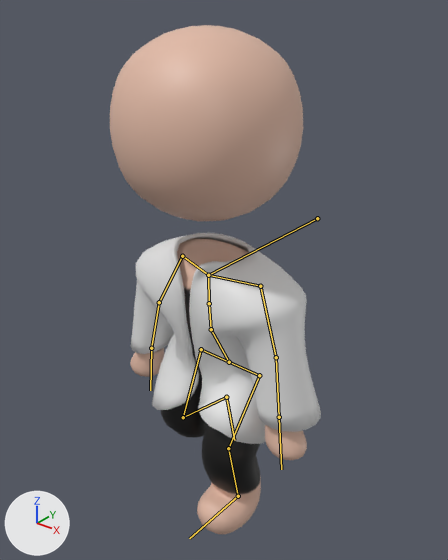
What one commit did to the FBX model MindRoots/Assets/Dotes/Modeller/Mind Roots Insancik.fbx.
One viewpoint serves both versions: a 50 mm camera at (1.73, -2.04, 2.58) aimed at (-0.01, 0.12, 1.23). Lighting does not change. The marker at lower left points along +X, +Y and +Z. Both versions are drawn at frame 38 of the action 'Armature|Vucut.001Action'; the numbers are the values there. The bones that bend it are drawn over the model as lines.

Objects in the first picture: 'Kiyamet', 'Vucut', 'Vucut.001'.
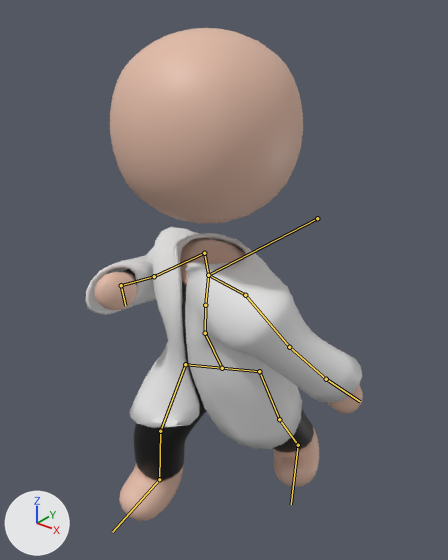
Where the change shows, as pixel boxes [x1, y1, x2, y2] in the pictures (448 x 560 px):
```json
{"object": "Kiyamet", "change": "posed", "before": [131, 233, 321, 444], "after": [85, 227, 362, 449], "on screen": "46% wider"}
{"object": "Vucut.001", "change": "posed", "before": [110, 25, 303, 221], "after": [110, 28, 303, 224]}
{"object": "Vucut", "change": "posed", "before": [130, 238, 307, 534], "after": [95, 238, 363, 521], "on screen": "51% wider"}
{"bone": "Omuz.R", "before": "(208, 275) to (260, 286)", "after": "(208, 275) to (245, 295)"}
{"bone": "KolUst.R", "before": "(260, 286) to (276, 357)", "after": "(245, 295) to (289, 347)"}
{"bone": "Omurga1", "before": "(208, 275) to (209, 303)", "after": "(208, 275) to (205, 305)"}
{"bone": "Omurga2", "before": "(209, 303) to (211, 329)", "after": "(205, 305) to (205, 333)"}
{"bone": "Omurga3", "before": "(211, 329) to (229, 362)", "after": "(205, 333) to (222, 368)"}
{"bone": "Kalca.R", "before": "(229, 362) to (259, 375)", "after": "(222, 368) to (259, 371)"}
{"bone": "UstBacak.R", "before": "(259, 375) to (228, 448)", "after": "(259, 371) to (279, 419)"}
{"bone": "AltBacak.R", "before": "(228, 448) to (238, 496)", "after": "(279, 419) to (298, 445)"}
{"bone": "Kalca.L", "before": "(229, 362) to (201, 349)", "after": "(222, 368) to (185, 364)"}
{"bone": "UstBacak.L", "before": "(201, 349) to (183, 417)", "after": "(185, 364) to (160, 431)"}
{"bone": "AltBacak.L", "before": "(183, 417) to (226, 397)", "after": "(160, 431) to (159, 479)"}
{"bone": "Ayak.L", "before": "(226, 397) to (234, 440)", "after": "(159, 479) to (112, 532)"}
{"bone": "Omuz.L", "before": "(208, 275) to (182, 256)", "after": "(208, 275) to (204, 253)"}
{"bone": "KolUst.L", "before": "(182, 256) to (159, 302)", "after": "(204, 253) to (154, 276)"}
{"bone": "KolAlt.L", "before": "(159, 302) to (151, 348)", "after": "(154, 276) to (121, 285)"}
{"bone": "El.L", "before": "(151, 348) to (150, 390)", "after": "(121, 285) to (125, 305)"}
```

The change, as JSON lines over the scene's bpy script:
```json
{"block": "bone_omuz_r", "where": "bone_omuz_r = bpy.data.objects['Armature'].pose.bones['Omuz.R']  # child of 'Temel'"}
{"op": "set", "path": "bone_omuz_r.rotation_quaternion", "old": "(0.999, 0.0, 0.0, -0.033)", "new": "(0.969, 0.0, 0.0, -0.249)", "note": "degrees (0, 0, -4) -> degrees (0, 0, -29)"}
{"block": "bone_kolust_r", "where": "bone_kolust_r = bpy.data.objects['Armature'].pose.bones['KolUst.R']  # child of 'Omuz.R'"}
{"op": "set", "path": "bone_kolust_r.rotation_quaternion", "old": "(1.0, 0.0, 0.0, 0.0)", "new": "(0.908, 0.255, 0.203, 0.261)", "note": "degrees (0, 0, 0) -> degrees (36, 14, 37)"}
{"block": "bone_omurga1", "where": "bone_omurga1 = bpy.data.objects['Armature'].pose.bones['Omurga1']  # child of 'Temel'"}
{"op": "set", "path": "bone_omurga1.rotation_quaternion", "old": "(0.996, 0.089, 0.0, 0.0)", "new": "(1.0, 0.0, 0.0, 0.0)", "note": "degrees (10, 0, 0) -> degrees (0, 0, 0)"}
{"block": "bone_omurga2", "where": "bone_omurga2 = bpy.data.objects['Armature'].pose.bones['Omurga2']  # child of 'Omurga1'"}
{"op": "set", "path": "bone_omurga2.rotation_quaternion", "old": "(0.997, 0.079, 0.0, 0.0)", "new": "(0.995, 0.1, 0.0, 0.0)", "note": "degrees (9, 0, 0) -> degrees (11, 0, 0)"}
{"block": "bone_omurga3", "where": "bone_omurga3 = bpy.data.objects['Armature'].pose.bones['Omurga3']  # child of 'Omurga2'"}
{"op": "set", "path": "bone_omurga3.rotation_quaternion", "old": "(1.0, -0.023, 0.0, 0.0)", "new": "(1.0, 0.023, 0.0, 0.0)", "note": "degrees (-3, 0, 0) -> degrees (3, 0, 0)"}
{"block": "bone_kalca_r", "where": "bone_kalca_r = bpy.data.objects['Armature'].pose.bones['Kalca.R']  # child of 'Omurga3'"}
{"op": "set", "path": "bone_kalca_r.rotation_quaternion", "old": "(0.98, 0.0, -0.198, 0.0)", "new": "(0.97, -0.053, 0.0, 0.238)", "note": "degrees (0, -23, 0) -> degrees (-6, 1, 28)"}
{"block": "bone_ustbacak_r", "where": "bone_ustbacak_r = bpy.data.objects['Armature'].pose.bones['UstBacak.R']  # child of 'Kalca.R'"}
{"op": "set", "path": "bone_ustbacak_r.rotation_quaternion", "old": "(0.957, -0.289, 0.0, 0.0)", "new": "(0.991, 0.0, -0.029, -0.13)", "note": "degrees (-34, 0, 0) -> degrees (0, -3, -15)"}
{"block": "bone_altbacak_r", "where": "bone_altbacak_r = bpy.data.objects['Armature'].pose.bones['AltBacak.R']  # child of 'UstBacak.R'"}
{"op": "set", "path": "bone_altbacak_r.rotation_quaternion", "old": "(0.898, 0.439, 0.0, 0.0)", "new": "(0.99, 0.135, 0.036, -0.008)", "note": "degrees (52, 0, 0) -> degrees (16, 4, 0)"}
{"block": "bone_kalca_l", "where": "bone_kalca_l = bpy.data.objects['Armature'].pose.bones['Kalca.L']  # child of 'Omurga3'"}
{"op": "set", "path": "bone_kalca_l.rotation_quaternion", "old": "(0.963, 0.0, 0.27, 0.0)", "new": "(0.97, 0.053, 0.0, 0.238)", "note": "degrees (0, 31, 0) -> degrees (6, -1, 28)"}
{"block": "bone_ustbacak_l", "where": "bone_ustbacak_l = bpy.data.objects['Armature'].pose.bones['UstBacak.L']  # child of 'Kalca.L'"}
{"op": "set", "path": "bone_ustbacak_l.rotation_quaternion", "old": "(0.997, -0.08, 0.0, 0.0)", "new": "(0.921, -0.309, 0.219, 0.093)", "note": "degrees (-9, 0, 0) -> degrees (-37, 27, 2)"}
{"block": "bone_altbacak_l", "where": "bone_altbacak_l = bpy.data.objects['Armature'].pose.bones['AltBacak.L']  # child of 'UstBacak.L'"}
{"op": "set", "path": "bone_altbacak_l.rotation_quaternion", "old": "(0.635, 0.772, 0.0, 0.0)", "new": "(0.97, 0.243, -0.013, -0.008)", "note": "degrees (101, 0, 0) -> degrees (28, -1, -1)"}
{"block": "bone_ayak_l", "where": "bone_ayak_l = bpy.data.objects['Armature'].pose.bones['Ayak.L']  # child of 'AltBacak.L'"}
{"op": "set", "path": "bone_ayak_l.rotation_quaternion", "old": "(0.976, -0.217, 0.0, -0.001)", "new": "(0.999, -0.037, 0.006, 0.012)", "note": "degrees (-25, 0, 0) -> degrees (-4, 1, 1)"}
{"block": "bone_omuz_l", "where": "bone_omuz_l = bpy.data.objects['Armature'].pose.bones['Omuz.L']  # child of 'Temel'"}
{"op": "set", "path": "bone_omuz_l.rotation_quaternion", "old": "(0.999, 0.0, 0.0, -0.033)", "new": "(0.969, 0.0, 0.0, -0.249)", "note": "degrees (0, 0, -4) -> degrees (0, 0, -29)"}
{"block": "bone_kolust_l", "where": "bone_kolust_l = bpy.data.objects['Armature'].pose.bones['KolUst.L']  # child of 'Omuz.L'"}
{"op": "set", "path": "bone_kolust_l.rotation_quaternion", "old": "(1.0, 0.0, 0.0, 0.0)", "new": "(0.919, -0.255, 0.226, 0.196)", "note": "degrees (0, 0, 0) -> degrees (-26, 31, 17)"}
{"block": "bone_kolalt_l", "where": "bone_kolalt_l = bpy.data.objects['Armature'].pose.bones['KolAlt.L']  # child of 'KolUst.L'"}
{"op": "set", "path": "bone_kolalt_l.rotation_quaternion", "old": "(1.0, 0.0, 0.0, 0.0)", "new": "(0.748, -0.561, -0.172, -0.31)", "note": "degrees (0, 0, 0) -> degrees (-67, -37, -20)"}
{"block": "bone_el_l", "where": "bone_el_l = bpy.data.objects['Armature'].pose.bones['El.L']  # child of 'KolAlt.L'"}
{"op": "set", "path": "bone_el_l.rotation_quaternion", "old": "(1.0, 0.0, 0.0, 0.0)", "new": "(0.949, -0.13, 0.047, -0.284)", "note": "degrees (0, 0, 0) -> degrees (-16, 1, -33)"}
```
